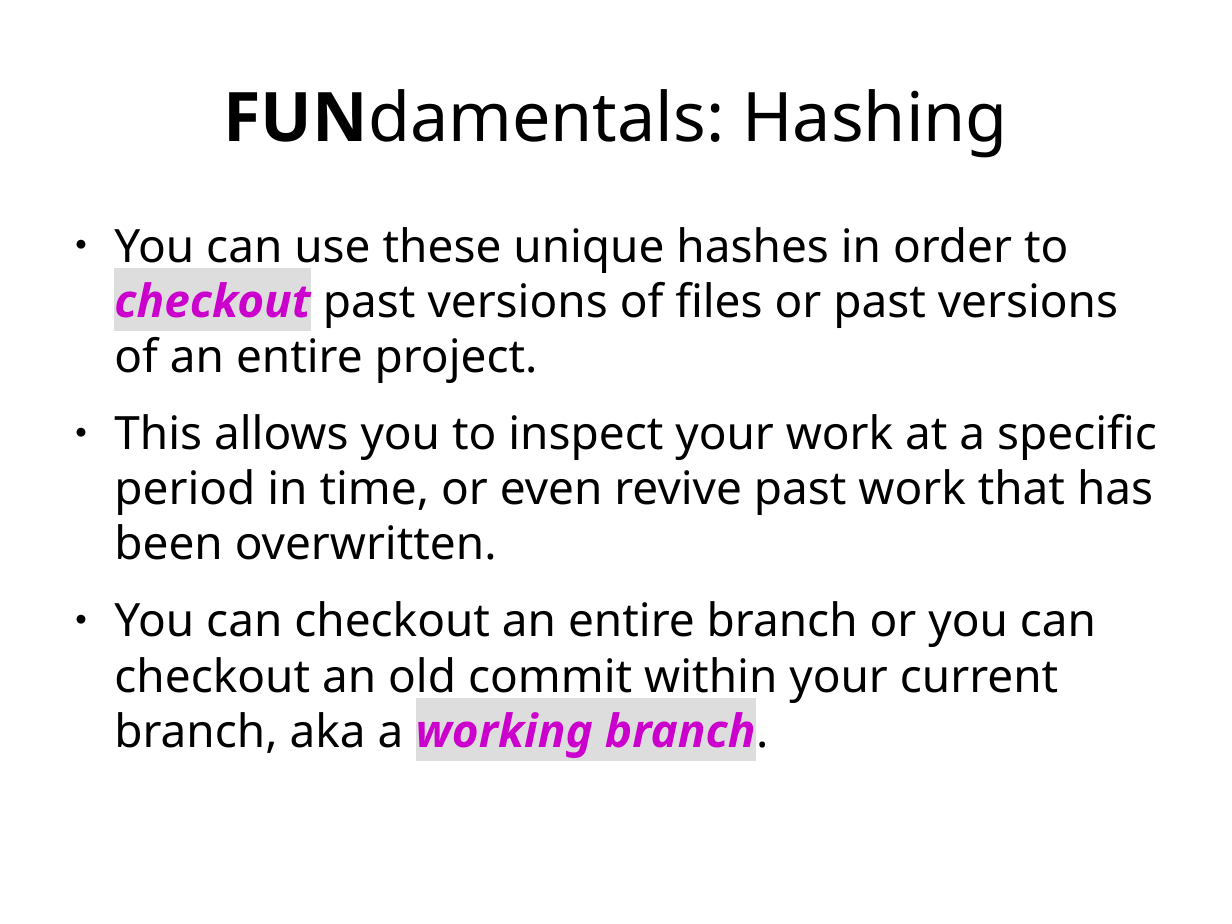
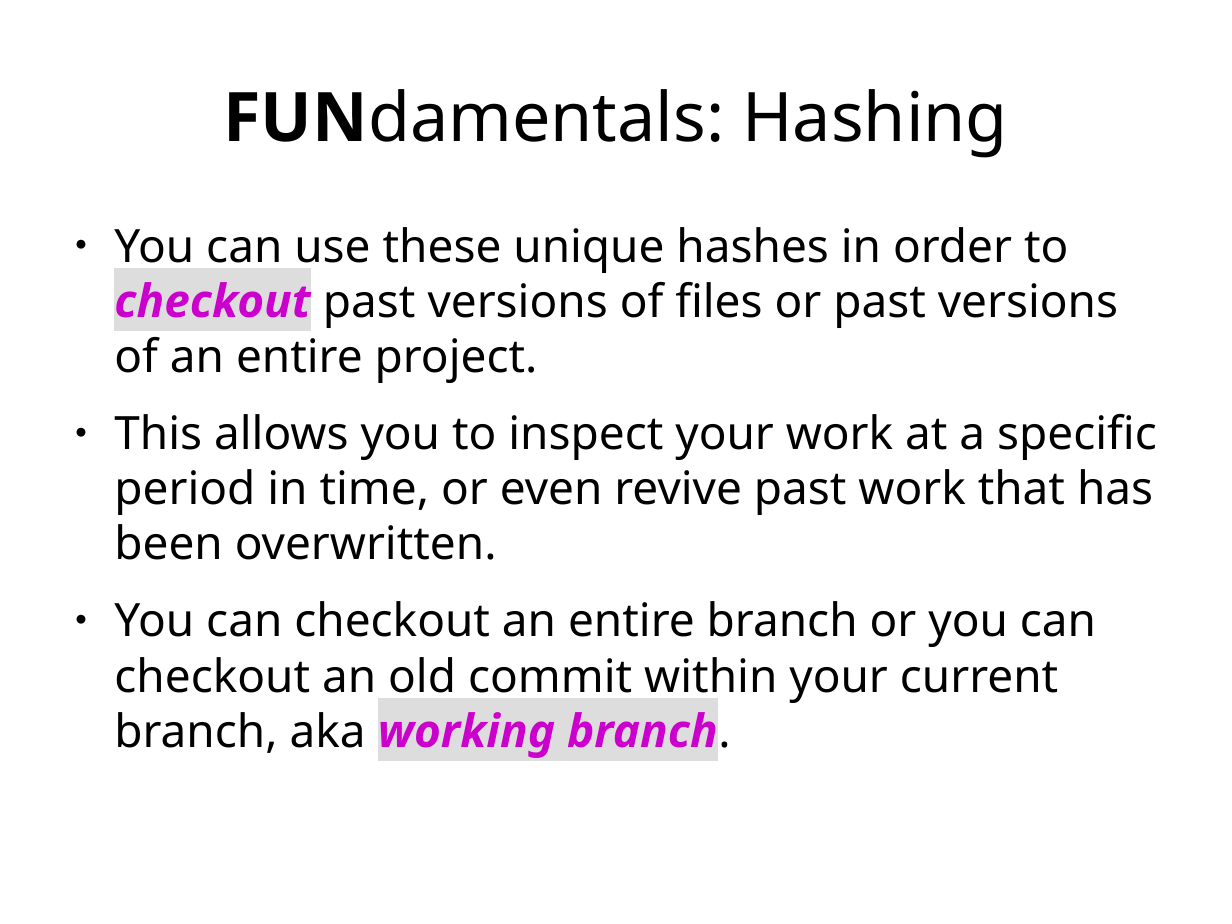
Before and after one commit to ethanwillis/git_presentation, a slide deck: slide 19 of git_presentation_slideshow.odp. Drawn at 1232x924 pixels with LibreOffice and Linux fonts; fonts in the diff are those of the drawing. Boxes give left, top, right and bottom in pixels: in the first picture for what was removed or moved away, otherwise in the second. Text is boxed around its words. In the diff, an @@ line names an element or a change of style, - is before the commit and + after.

```diff
--- a/git_presentation_slideshow.odp
+++ b/git_presentation_slideshow.odp
@@ text at box(114, 601, 1096, 758): text changed @@
-● You can checkout an entire branch or you can checkout an old commit within your current branch, aka a working branch.
+● You can checkout an entire branch or you can checkout an old commit within your current branch, aka working branch.
```
Also in this commit, not shown: 3 other slides changed, 1 slide added.
